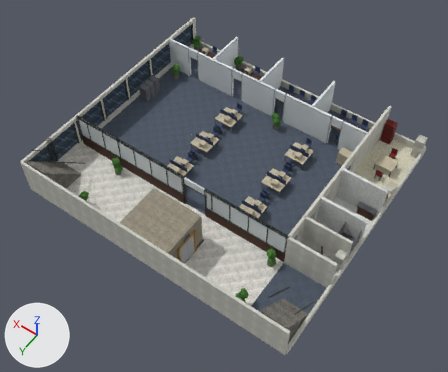
The FBX model Assets/Hitman/Art/Interiors/SchruteFloor5.fbx as it was, and as the next commit left it.
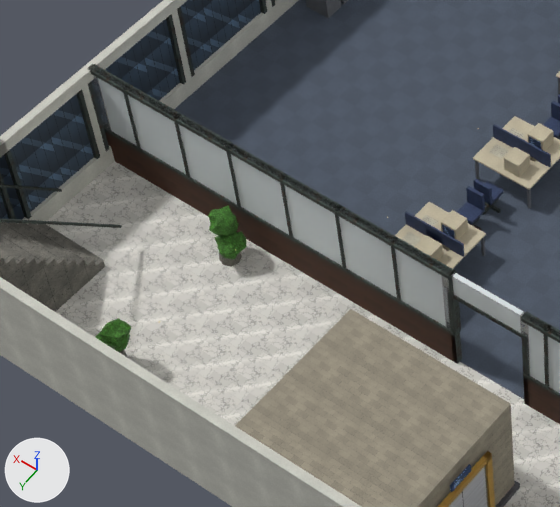
The first picture shows the older version from a 50 mm lens placed at (-16.9, 25.6, 36.2), pointed at (-0.6, 2.8, 0.4). The close-ups show the older and then the newer version on the part from 11% to 48% of the width and 26% to 66% of the height of that picture. Only the edits that show in the close-ups are written down. Every picture has the same lights, and +X, +Y and +Z are marked at lower left. Where no turn or scale is listed for an object, it has been applied to the vertices. Vertices at exactly the same position are counted once.

Script lines for the objects in view, before the commit:
```python
ob_off_pc3s = bpy.data.objects.new('Off_PC3S', me_off_pc3s)
ob_off_pc3s.location = (2.8, 3.15, 0.74)
ob_off_plant710 = bpy.data.objects.new('Off_Plant710', me_off_plant710)
ob_off_plant710.location = (6.8, 9.8, 0.0)
ob_off_plant76 = bpy.data.objects.new('Off_Plant76', me_off_plant76)
ob_off_plant76.location = (6.8, 6.2, 0.0)
ob_off_receptionchair = bpy.data.objects.new('Off_ReceptionChair', me_off_receptionchair)
ob_off_receptionchair.location = (3.0, 3.8, 0.0)
ob_off_receptiondesk = bpy.data.objects.new('Off_ReceptionDesk', me_off_receptiondesk)
ob_off_receptiondesk.location = (3.0, 4.6, 0.0)
# also in view: 'Off_Desk4' at (3.0, 0.4, 0.4); 'Off_WallE' at (11.0, 1.0, 1.5); 'Off_ElevatorShaft' at (0.0, 9.1, 1.5); 'Off_EntranceFrame' at (0.0, 5.5, 1.2); 'Off_Desk3' at (3.0, 3.6, 0.4)
```
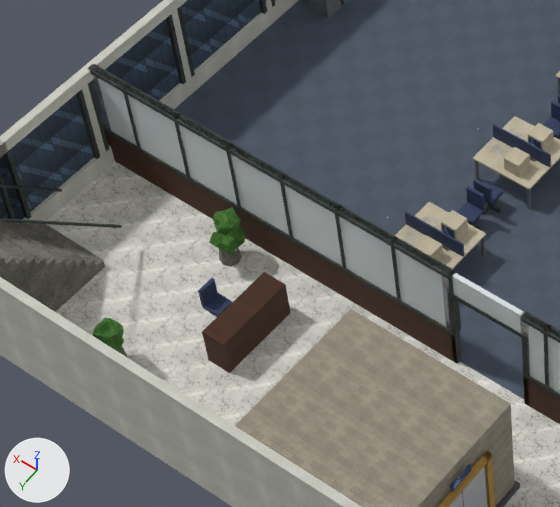
What differs and where, as boxes (x1, y1, x2, y2) in the close-ups (560 x 507 px; the box of a moved part takes in the faces that stretch with it):
'Off_ReceptionDesk', moved, rescaled (not visible before)
    after: (202, 272, 291, 373)
'Off_Plant76', reshaped
    before: (208, 205, 246, 266)
    after: (209, 207, 245, 266)
'Off_Plant710', reshaped
    before: (96, 318, 131, 358)
    after: (93, 318, 128, 358)
'Off_ReceptionChair', moved (mostly hidden before)
    before: (426, 229, 442, 243)
    after: (198, 278, 232, 322)
part 1 of me_off_plant76, moved or reshaped
    before: (214, 231, 246, 259)
    after: (213, 226, 245, 254)
part 2 of me_off_plant76, moved or reshaped
    before: (209, 215, 239, 236)
    after: (209, 229, 239, 254)
part 3 of me_off_plant76, moved or reshaped
    before: (208, 205, 236, 236)
    after: (213, 207, 241, 234)
part 5 of me_off_plant710, moved or reshaped (mostly hidden afterwards)
    before: (100, 333, 130, 352)
    after: (101, 318, 124, 340)
part 6 of me_off_plant710, moved or reshaped
    before: (100, 318, 131, 346)
    after: (93, 318, 124, 346)

The change in detail:
me_off_plant76 is used by ob_off_plant76; location (6.8, 6.2, 0.0).
me_off_plant76 had 142 vertices, 250 faces and spanned x -0.497..0.409, y -0.449..0.379, z 0.0..1.433.
me_off_plant76 now has 142 vertices, 250 faces and spans x -0.42..0.351, y -0.422..0.429, z 0.0..1.433.
me_off_plant76 part 1: the loose piece of 42 vertices spanning x -0.497..0.229, y -0.326..0.379, z 0.419..0.932 is moved by (0.122, -0.096, 0.0).
me_off_plant76 part 2: the loose piece of 42 vertices spanning x -0.177..0.409, y -0.449..0.168, z 0.662..1.18 is moved by (-0.244, 0.261, 0.0).
me_off_plant76 part 3: the loose piece of 42 vertices spanning x -0.232..0.402, y -0.405..0.258, z 0.898..1.433 is moved by (-0.113, -0.013, 0.0).
me_off_plant710 is used by ob_off_plant710; location (6.8, 9.8, 0.0).
me_off_plant710 had 142 vertices, 250 faces and spanned x -0.434..0.423, y -0.401..0.407, z 0.0..1.464.
me_off_plant710 now has 142 vertices, 250 faces and spans x -0.294..0.488, y -0.411..0.396, z 0.0..1.464.
me_off_plant710 part 5: the loose piece of 42 vertices spanning x -0.35..0.286, y -0.378..0.253, z 0.665..1.223 is moved by (0.202, -0.034, 0.0).
me_off_plant710 part 6: the loose piece of 42 vertices spanning x -0.434..0.202, y -0.401..0.228, z 0.927..1.464 is moved by (0.139, 0.093, 0.0).
Other edits to the shape of me_off_plant710 do not show in these pictures.
me_off_receptiondesk is used by ob_off_receptiondesk; location (3.0, 4.6, 0.0).
me_off_receptiondesk had 8 vertices, 6 faces and spanned x -1.0..1.0, y -0.3..0.3, z 0.0..1.0.
me_off_receptiondesk now has 8 vertices, 6 faces and spans x -0.3..0.3, y -1.0..1.0, z 0.0..1.0.
me_off_receptiondesk part 4: the whole mesh is scaled about its middle by (0.3, 3.33, 1).
Object 'Off_ReceptionChair' (ob_off_receptionchair) moves from (3.0, 3.8, 0.0) to (5.85, 7.6, 0.0).
Object 'Off_ReceptionDesk' (ob_off_receptiondesk) moves from (3.0, 4.6, 0.0) to (5.0, 7.6, 0.0).
